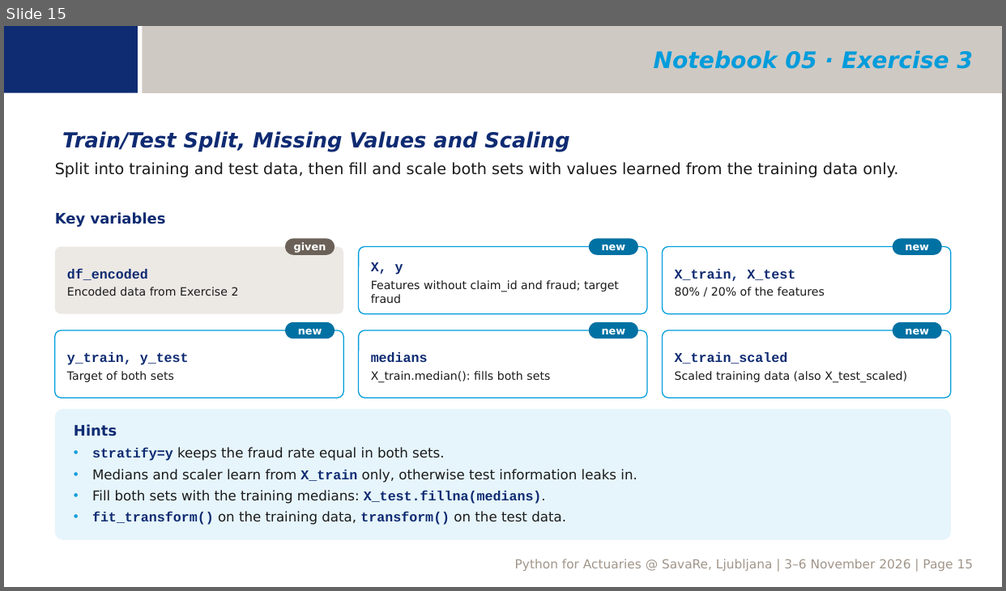
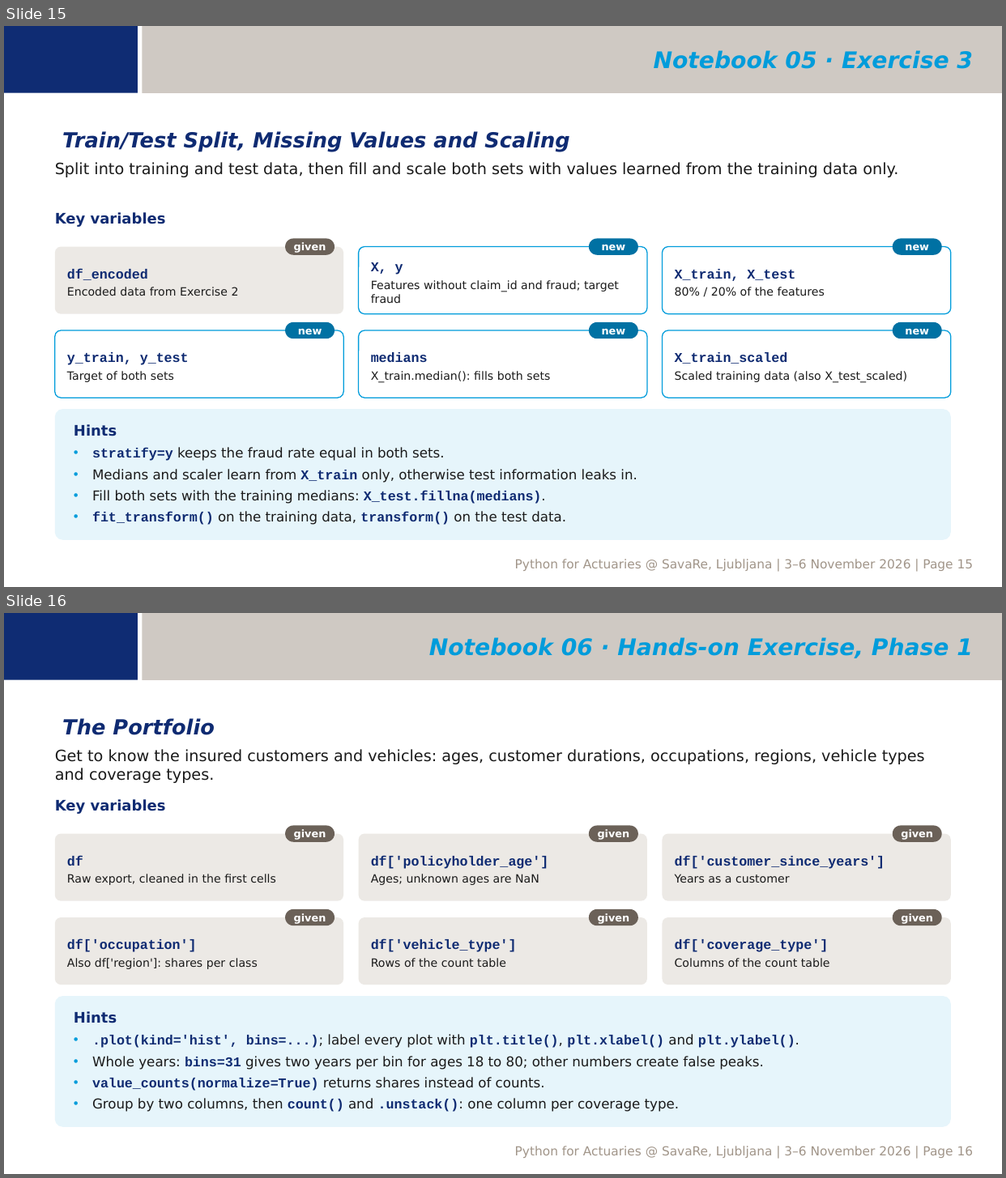
Before and after one commit to ktnspr/py4lju, a slide deck: 00_seminar_intro.pptx. Shown one above the other, each under a label of ours: slide 15 before the commit, slides 15 and 16 after it. The pictures are 1006x591 and 1006x1178 pixels, drawn with LibreOffice and Linux fonts; fonts in the diff are those of the drawing; background and template pictures are left out. Boxes give left, top, right and bottom in pixels: in the first picture for what was removed or moved away, otherwise in the second. Text is boxed around its words. In the diff, an @@ line names an element or a change of style, - is before the commit and + after.

```diff
--- a/00_seminar_intro.pptx
+++ b/00_seminar_intro.pptx
@@ slide 16 added at bbox=[4, 613, 1002, 1174], background #FFFFFF; not listed: 3 template elements that a slide beside it also shows @@
@@ text added at bbox=[429, 637, 973, 658], 22 pt, text #009CDB, bold, italic @@
+Notebook 06 · Hands-on Exercise, Phase 1
@@ text added at bbox=[62, 718, 215, 735], 20 pt, text #0F2B72, bold, italic @@
+The Portfolio
@@ text added at bbox=[55, 749, 925, 783], 15 pt, text #1A1A1A @@
+Get to know the insured customers and vehicles: ages, customer durations, occupations, regions, vehicle types and coverage types.
@@ text added at bbox=[55, 799, 166, 814], 14 pt, text #0F2B72, bold @@
+Key variables
@@ rounded rectangle added at bbox=[286, 825, 335, 842], fill #6B6158, 10 pt, text #FFFFFF, bold @@
+given
@@ rounded rectangle added at bbox=[589, 825, 638, 842], fill #6B6158, 10 pt, text #FFFFFF, bold @@
+given
@@ rounded rectangle added at bbox=[893, 825, 942, 842], fill #6B6158, 10 pt, text #FFFFFF, bold @@
+given
@@ rounded rectangle added at bbox=[55, 834, 344, 901], fill #ECE9E5, 11 pt, text #1A1A1A @@
+df
+Raw export, cleaned in the first cells
@@ rounded rectangle added at bbox=[359, 834, 648, 901], fill #ECE9E5, 13 pt, text #0F2B72, bold @@
+df['policyholder_age']
+Ages; unknown ages are NaN
@@ rounded rectangle added at bbox=[662, 834, 951, 901], fill #ECE9E5, 13 pt, text #0F2B72, bold @@
+df['customer_since_years']
+Years as a customer
@@ rounded rectangle added at bbox=[55, 918, 344, 985], fill #ECE9E5, 11 pt, text #1A1A1A @@
+df['occupation']
+Also df['region']: shares per class
@@ rounded rectangle added at bbox=[286, 909, 335, 926], fill #6B6158, 10 pt, text #FFFFFF, bold @@
+given
@@ rounded rectangle added at bbox=[359, 918, 648, 985], fill #ECE9E5, 11 pt, text #1A1A1A @@
+df['vehicle_type']
+Rows of the count table
@@ rounded rectangle added at bbox=[589, 909, 638, 926], fill #6B6158, 10 pt, text #FFFFFF, bold @@
+given
@@ rounded rectangle added at bbox=[662, 918, 951, 985], fill #ECE9E5, 11 pt, text #1A1A1A @@
+df['coverage_type']
+Columns of the count table
@@ rounded rectangle added at bbox=[893, 909, 942, 926], fill #6B6158, 10 pt, text #FFFFFF, bold @@
+given
@@ rounded rectangle added at bbox=[55, 996, 951, 1127], fill #E6F5FB, 13 pt, text #1A1A1A @@
+Hints
+• .plot(kind='hist', bins=...); label every plot with plt.title(), plt.xlabel() and plt.ylabel().
+• Whole years: bins=31 gives two years per bin for ages 18 to 80; other numbers create false peaks.
+• value_counts(normalize=True) returns shares instead of counts.
+• Group by two columns, then count() and .unstack(): one column per coverage type.
```
Also in this commit, not shown: 11 slides changed, 5 other slides added, 24 other files.
